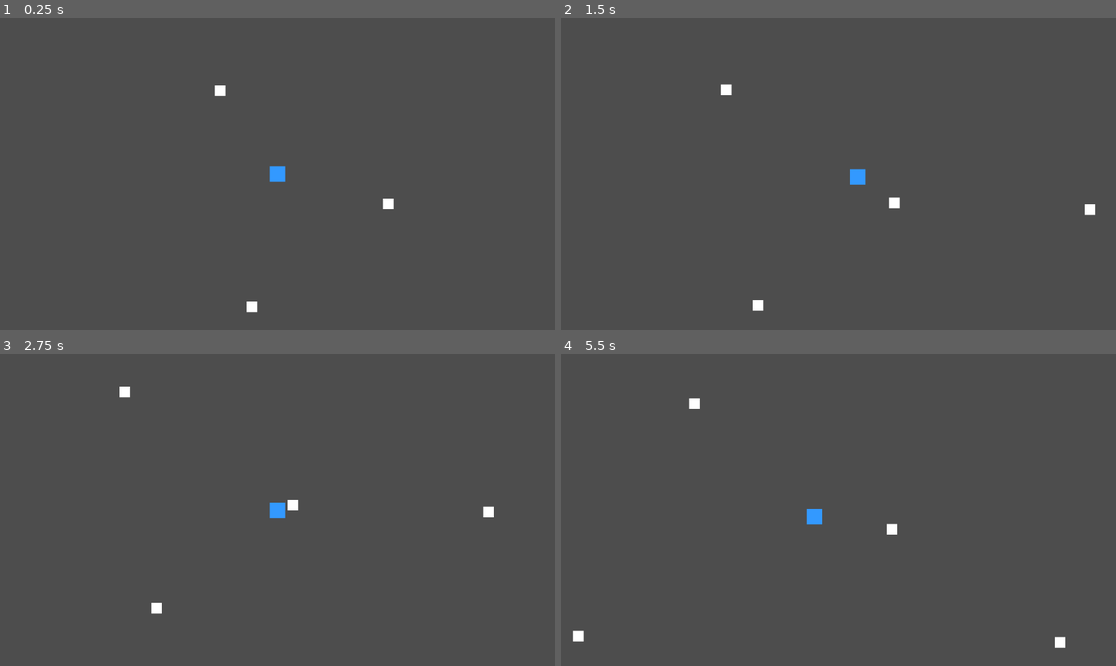
Above: before the commit, frames 1-4 (two rows, left to right).
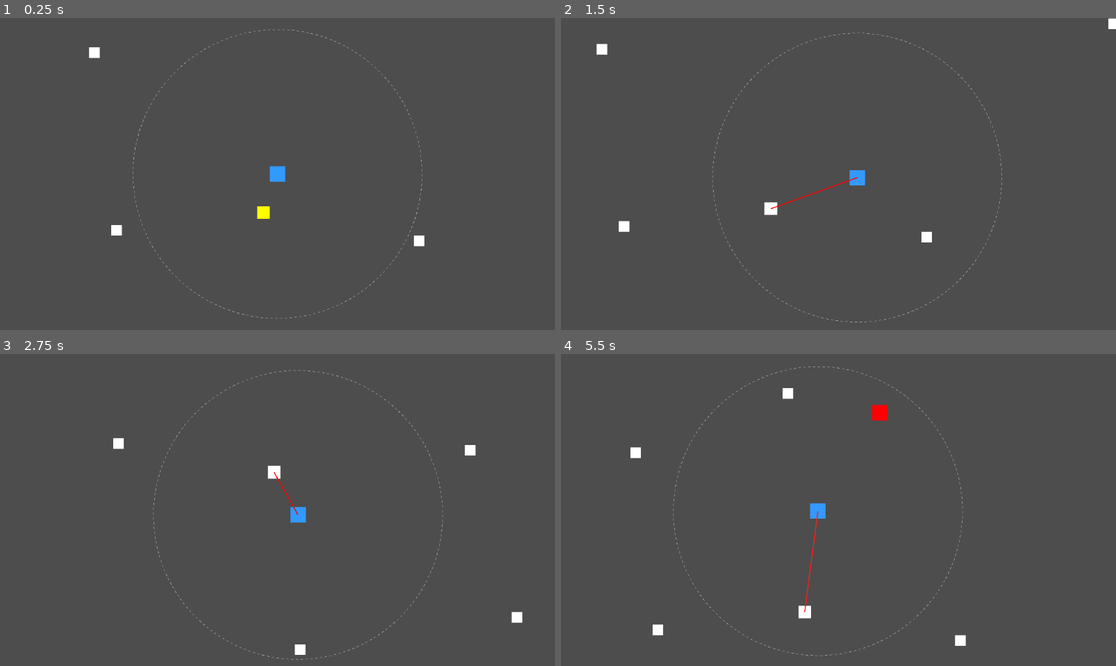
Above: after the commit, the same moments.

Repository: MusTea200/AFKMonsters
Game: Godot game, scene res://Arena.tscn
The game is run twice, just before and just after one commit, with the same random seed, the same clock (stepped at 60 frames per second) and the same inputs.
Inputs (mouse positions are in pixels of both pictures, inside the frame that each line leads up to):
- Up to frame 1 (0.25 s): no input
- Up to frame 2 (1.5 s): tap Enter at 0.5 s; move the mouse to (960, 158) at 0.52 s; hold Right (ui_right) 0.53-1.28 s; click (960, 158) at 0.67 s; tap Space at 0.77 s; move the mouse to (727, 189) at 1.27 s; hold Down (ui_down) from 1.28 s (still down); click (727, 189) at 1.42 s
- Up to frame 3 (2.75 s): tap Space at 1.52 s; move the mouse to (333, 441) at 2.02 s; release Down (ui_down) at 2.03 s; hold Right (ui_right) from 2.03 s (still down); click (333, 441) at 2.17 s
- Up to frame 4 (5.5 s): move the mouse to (810, 572) at 2.77 s; release Right (ui_right) at 2.78 s; hold Up (ui_up) 2.78-3.53 s; click (810, 572) at 2.92 s; tap Space at 3.02, 3.77, 4.52 s; move the mouse to (1005, 556) at 3.52 s; hold Left (ui_left) 3.53-5.03 s; click (1005, 556) at 3.67 s; move the mouse to (672, 463) at 4.27 s; click (672, 463) at 4.42 s; move the mouse to (866, 510) at 5.02 s; hold Down (ui_down) from 5.03 s (still down); click (866, 510) at 5.17 s

The runs differ from the first frame. In frame 1, 0.7% of the frame differs, in the area x 16-77%, y 3-97%; in frame 2, 0.9%; in frame 3, 1.1%; in frame 4, 1.2%, in the area x 2-91%, y 4-97%.

Commit message:
feat: Add kinetic combo multiplier and dynamic auto-aim visual feedback
Co-authored-by: MusTea200 <172600404+MusTea200@users.noreply.github.com>

Diff:
--- a/godot_project/Arena.gd
+++ b/godot_project/Arena.gd
@@ -1,42 +1,71 @@
 extends Node2D
 
-@export var arena_size: Vector2 = Vector2(4000, 4000)
-@export var num_nodes: int = 15
 @export var min_distance_between_nodes: float = 600.0
 @export var enemy_spawn_rate: float = 3.0
+@export var spawn_radius: float = 1500.0
+@export var cull_radius: float = 2500.0
+@export var max_nodes_in_world: int = 30
 
 var grapple_node_scene = preload("res://GrappleNode.tscn")
 var enemy_scene = preload("res://Enemy.tscn")
-var spawned_nodes: Array[Vector2] = []
 var spawn_timer: Timer
 
+var player_node: Player
+
 func _ready() -> void:
-	_spawn_nodes()
+	# Find player
+	var scene_nodes = get_children()
+	for n in scene_nodes:
+		if n is Player:
+			player_node = n
+			break
+
 	_setup_enemy_spawner()
+	_initial_node_spawn()
 
-func _spawn_nodes() -> void:
-	var attempts = 0
-	var max_attempts = 1000
+func _process(delta: float) -> void:
+	if not is_instance_valid(player_node):
+		return
 
-	while spawned_nodes.size() < num_nodes and attempts < max_attempts:
-		attempts += 1
-		# Random position within arena bounds (with some padding)
-		var rand_x = randf_range(100, arena_size.x - 100)
-		var rand_y = randf_range(100, arena_size.y - 100)
-		var potential_pos = Vector2(rand_x, rand_y)
+	_cull_distant_objects()
+	_maintain_node_count()
 
-		# Check distance against existing nodes
-		var is_valid = true
-		for existing_pos in spawned_nodes:
-			if potential_pos.distance_to(existing_pos) < min_distance_between_nodes:
+func _initial_node_spawn() -> void:
+	if not is_instance_valid(player_node):
+		return
+
+	var player_pos = player_node.global_position
+	for i in range(max_nodes_in_world):
+		_try_spawn_node_around(player_pos, 0, spawn_radius)
+
+func _maintain_node_count() -> void:
+	if not is_instance_valid(player_node):
+		return
+
+	var current_nodes = 0
+	for child in get_children():
+		if child is GrappleNode:
+			current_nodes += 1
+
+	if current_nodes < max_nodes_in_world:
+		# Spawn new nodes just outside the immediate view, up to spawn_radius
+		_try_spawn_node_around(player_node.global_position, spawn_radius * 0.8, spawn_radius)
+
+func _try_spawn_node_around(center: Vector2, min_rad: float, max_rad: float) -> void:
+	var angle = randf() * 2.0 * PI
+	var dist = randf_range(min_rad, max_rad)
+	var potential_pos = center + Vector2(cos(angle), sin(angle)) * dist
+
+	# Check distance against existing nodes
+	var is_valid = true
+	for child in get_children():
+		if child is GrappleNode:
+			if potential_pos.distance_to(child.global_position) < min_distance_between_nodes:
 				is_valid = false
 				break
 
-		if is_valid:
-			_create_node_instance(potential_pos)
-			spawned_nodes.append(potential_pos)
-
-	print("Spawned ", spawned_nodes.size(), " nodes out of ", num_nodes, " requested.")
+	if is_valid:
+		_create_node_instance(potential_pos)
 
 func _create_node_instance(pos: Vector2) -> void:
 	var node_instance = grapple_node_scene.instantiate() as GrappleNode
@@ -61,27 +90,21 @@
 	add_child(spawn_timer)
 
 func _on_spawn_timer_timeout() -> void:
-	# Spawn enemy at a random edge
-	var edge = randi() % 4
-	var spawn_pos = Vector2.ZERO
+	if not is_instance_valid(player_node):
+		return
 
-	# Small padding to ensure they spawn just outside or on the border
-	var padding = 50.0
-
-	match edge:
-		0: # Top
-			spawn_pos.x = randf_range(0, arena_size.x)
-			spawn_pos.y = -padding
-		1: # Bottom
-			spawn_pos.x = randf_range(0, arena_size.x)
-			spawn_pos.y = arena_size.y + padding
-		2: # Left
-			spawn_pos.x = -padding
-			spawn_pos.y = randf_range(0, arena_size.y)
-		3: # Right
-			spawn_pos.x = arena_size.x + padding
-			spawn_pos.y = randf_range(0, arena_size.y)
+	# Spawn enemy at a random angle at spawn_radius
+	var angle = randf() * 2.0 * PI
+	var spawn_pos = player_node.global_position + Vector2(cos(angle), sin(angle)) * spawn_radius
 
 	var enemy_instance = enemy_scene.instantiate()
 	enemy_instance.global_position = spawn_pos
 	add_child(enemy_instance)
+
+func _cull_distant_objects() -> void:
+	var player_pos = player_node.global_position
+
+	for child in get_children():
+		if child is GrappleNode or child is Enemy or child is Drop:
+			if child.global_position.distance_to(player_pos) > cull_radius:
+				child.queue_free()
--- a/godot_project/Enemy.gd
+++ b/godot_project/Enemy.gd
@@ -16,13 +16,12 @@
 func _ready() -> void:
 	current_health = max_health
 
-	# Attempt to find the user's manually added ProgressBar
-	for child in get_children():
-		if child is ProgressBar:
-			progress_bar = child
-			progress_bar.max_value = max_health
-			progress_bar.value = current_health
-			break
+
+	# Attempt to find the user's manually added ProgressBar named HealthBar
+	progress_bar = find_child("HealthBar", true, false) as ProgressBar
+	if progress_bar:
+		progress_bar.max_value = max_health
+		progress_bar.value = current_health
 
 	var scene_nodes = get_tree().current_scene.get_children()
 	for n in scene_nodes:
@@ -44,6 +43,11 @@
 		# Kinetic Energy: Ek = 0.5 * m * v^2
 		var current_player_mass = body.mass
 		var player_kinetic_energy = 0.5 * current_player_mass * pow(player_vel, 2)
+
+		# Apply combo multiplier if player has it
+		if "combo_multiplier" in body:
+			player_kinetic_energy *= body.combo_multiplier
+
 		var threshold_kinetic_energy = 0.5 * current_player_mass * pow(velocity_threshold, 2)
 
 		if player_kinetic_energy >= threshold_kinetic_energy:
@@ -79,7 +83,7 @@
 	scene_root.add_child(label)
 	label.global_position = global_position + Vector2(randf_range(-20, 20), -30)
 
-	var tween = create_tween()
+	var tween = label.create_tween()
 	# Animate position up
 	tween.tween_property(label, "global_position", label.global_position + Vector2(0, -50), 1.0).set_trans(Tween.TRANS_QUART).set_ease(Tween.EASE_OUT)
 	# Animate alpha to fade out at the same time
--- a/godot_project/Player.gd
+++ b/godot_project/Player.gd
@@ -6,15 +6,30 @@
 @export var spring_damping: float = 0.5 # Lower damping for smoother swinging
 @export var slingshot_multiplier: float = 1.0 # Reduced since we rely on actual spring physics now
 @export var max_health: float = 100.0
+@export var grapple_radius: float = 600.0
 
 var current_health: float
 var active_springs: Dictionary = {}
+var current_target_node: Node2D = null
+
+# Combo System
+var combo_multiplier: int = 1
+var combo_timer: float = 0.0
+var combo_speed_threshold: float = 800.0
+var combo_drop_threshold: float = 300.0
+var combo_label: Label
 
 # Economy & Level
 var exp: float = 0.0
 var level: int = 1
 var gold: float = 0.0
 var next_level_exp: float = 100.0
+
+var exp_bar: ProgressBar
+var camera: Camera2D
+@export var min_zoom: float = 0.5
+@export var max_zoom: float = 3.0
+@export var zoom_speed: float = 0.1
 
 # Upgrades
 var mass_multiplier: float = 1.0
@@ -30,6 +45,26 @@
 	# Lower linear damp allows for more natural "Spider-Man" style swinging and gliding
 	linear_damp = 1.0
 	lock_rotation = true
+
+	# Find ExpBar and initialize
+	exp_bar = get_tree().current_scene.find_child("ExpBar", true, false) as ProgressBar
+	if is_instance_valid(exp_bar):
+		exp_bar.max_value = next_level_exp
+		exp_bar.value = exp
+
+	# Find Camera2D
+	for child in get_children():
+		if child is Camera2D:
+			camera = child
+			break
+
+	# Find ComboLabel
+	combo_label = get_tree().current_scene.find_child("ComboLabel", true, false) as Label
+	if is_instance_valid(combo_label):
+		combo_label.text = ""
+		combo_label.visible = false
+
+
 
 	var ui_scene = preload("res://LevelUpUI.tscn")
 	if ui_scene:
@@ -53,6 +88,9 @@
 		apply_central_force(input_vector * move_force)
 
 	_update_ropes()
+	_update_targeting()
+	_update_combo(delta)
+	queue_redraw()
 
 # Limit the maximum velocity safely through physics integration
 func _integrate_forces(state: PhysicsDirectBodyState2D) -> void:
@@ -60,8 +98,17 @@
 		state.linear_velocity = state.linear_velocity.limit_length(max_speed)
 
 func _unhandled_input(event: InputEvent) -> void:
-	if event is InputEventMouseButton and event.button_index == MOUSE_BUTTON_LEFT and event.pressed:
-		_try_attach_spring(get_global_mouse_position())
+	if event is InputEventMouseButton:
+		if event.button_index == MOUSE_BUTTON_LEFT and event.pressed:
+			_try_attach_spring(get_global_mouse_position())
+		elif event.button_index == MOUSE_BUTTON_WHEEL_UP and event.pressed:
+			if is_instance_valid(camera):
+				var new_zoom = clamp(camera.zoom.x + zoom_speed, min_zoom, max_zoom)
+				camera.zoom = Vector2(new_zoom, new_zoom)
+		elif event.button_index == MOUSE_BUTTON_WHEEL_DOWN and event.pressed:
+			if is_instance_valid(camera):
+				var new_zoom = clamp(camera.zoom.x - zoom_speed, min_zoom, max_zoom)
+				camera.zoom = Vector2(new_zoom, new_zoom)
 
 	if event is InputEventKey and event.keycode == KEY_SPACE and event.pressed:
 		if not event.echo:
@@ -69,23 +116,47 @@
 
 func _try_attach_spring(click_pos: Vector2) -> void:
 	var space_state = get_world_2d().direct_space_state
-	var query = PhysicsPointQueryParameters2D.new()
-	query.position = click_pos
+
+	var query = PhysicsShapeQueryParameters2D.new()
+	var circle_shape = CircleShape2D.new()
+	circle_shape.radius = grapple_radius
+
+	query.shape = circle_shape
+	query.transform = global_transform # Shape centered on player
 	query.collide_with_bodies = true
 
-	var result = space_state.intersect_point(query)
-	for hit in result:
+	var results = space_state.intersect_shape(query)
+
+	var closest_node = null
+	var closest_dist = INF
+
+	for hit in results:
 		var collider = hit["collider"]
-
 		if collider is GrappleNode:
-			var dist = global_position.distance_to(collider.global_position)
-			if dist <= collider.max_rope_length:
-				_create_spring_joint(collider)
-			break
-		elif collider is StaticBody2D or collider is AnimatableBody2D or (collider is RigidBody2D and collider.freeze):
-			_create_spring_joint(collider, 20.0)
-			break
-
+			var dist_to_mouse = collider.global_position.distance_to(click_pos)
+			if dist_to_mouse < closest_dist:
+				closest_dist = dist_to_mouse
+				closest_node = collider
+
+	if closest_node:
+		closest_node.modulate = Color(2.0, 2.0, 2.0) # Bright white
+		var dist_to_player = global_position.distance_to(closest_node.global_position)
+		if dist_to_player <= closest_node.max_rope_length:
+			_create_spring_joint(closest_node)
+		else:
+			_create_spring_joint(closest_node) # User requested auto-aim, we can probably attach even if slightly further, or just fallback to generic? Let's attach.
+	else:
+		# Fallback to direct point query for static bodies (walls) if we didn't find any GrappleNodes
+		var pt_query = PhysicsPointQueryParameters2D.new()
+		pt_query.position = click_pos
+		pt_query.collide_with_bodies = true
+
+		var pt_results = space_state.intersect_point(pt_query)
+		for hit in pt_results:
+			var collider = hit["collider"]
+			if collider is StaticBody2D or collider is AnimatableBody2D or (collider is RigidBody2D and collider.freeze):
+				_create_spring_joint(collider, 20.0)
+				break
 func _create_spring_joint(target_body: Node2D, override_stiffness: float = -1.0) -> void:
 	var joint = DampedSpringJoint2D.new()
 	get_tree().current_scene.add_child(joint)
@@ -159,6 +230,8 @@
 # Economy & Stats
 func add_exp(amount: float) -> void:
 	exp += amount
+	if is_instance_valid(exp_bar):
+		exp_bar.value = exp
 	while exp >= next_level_exp:
 		_level_up()
 
@@ -169,6 +242,10 @@
 	exp -= next_level_exp
 	level += 1
 	next_level_exp *= 1.5
+
+	if is_instance_valid(exp_bar):
+		exp_bar.max_value = next_level_exp
+		exp_bar.value = exp
 
 	if is_instance_valid(level_up_ui):
 		level_up_ui.show_upgrades()
@@ -209,3 +286,92 @@
 func bounce_back(dir: Vector2, force: float) -> void:
 	linear_velocity = Vector2.ZERO
 	apply_central_impulse(dir * force)
+
+func _draw() -> void:
+	# Draw dashed circle for grapple radius
+	var points = 64
+	var dash_length = 10.0
+	var space_length = 10.0
+	var current_angle = 0.0
+	var total_circumference = 2.0 * PI * grapple_radius
+	var num_segments = int(total_circumference / (dash_length + space_length))
+	var angle_step = (2.0 * PI) / num_segments
+
+	for i in range(num_segments):
+		var start_angle = current_angle
+		var end_angle = current_angle + (dash_length / total_circumference) * 2.0 * PI
+
+		# Local coords since draw is local
+		var p1 = Vector2(cos(start_angle), sin(start_angle)) * grapple_radius
+		var p2 = Vector2(cos(end_angle), sin(end_angle)) * grapple_radius
+
+		draw_line(p1, p2, Color(1, 1, 1, 0.5), 2.0)
+
+		current_angle += angle_step
+
+
+func _update_targeting() -> void:
+	var mouse_pos = get_global_mouse_position()
+	var space_state = get_world_2d().direct_space_state
+
+	var query = PhysicsShapeQueryParameters2D.new()
+	var circle_shape = CircleShape2D.new()
+	circle_shape.radius = grapple_radius
+
+	query.shape = circle_shape
+	query.transform = global_transform
+	query.collide_with_bodies = true
+
+	var results = space_state.intersect_shape(query)
+
+	var closest_node = null
+	var closest_dist = INF
+
+	for hit in results:
+		var collider = hit["collider"]
+		if collider is GrappleNode:
+			var dist_to_mouse = collider.global_position.distance_to(mouse_pos)
+			if dist_to_mouse < closest_dist:
+				closest_dist = dist_to_mouse
+				closest_node = collider
+
+	if current_target_node != closest_node:
+		if is_instance_valid(current_target_node):
+			current_target_node.modulate = Color.WHITE
+			current_target_node.scale = Vector2.ONE
+
+		current_target_node = closest_node
+
+		if is_instance_valid(current_target_node):
+			current_target_node.modulate = Color(1.0, 1.0, 0.0) # Yellow
+			current_target_node.scale = Vector2(1.2, 1.2)
+
+func _update_combo(delta: float) -> void:
+	var speed = linear_velocity.length()
+	if speed > combo_speed_threshold:
+		combo_timer += delta
+		if combo_timer >= 0.5:
+			combo_timer -= 0.5
+			combo_multiplier += 1
+			_animate_combo_label()
+	elif speed < combo_drop_threshold:
+		if combo_multiplier > 1:
+			combo_multiplier = 1
+			combo_timer = 0.0
+			_animate_combo_label()
+
+func _animate_combo_label() -> void:
+	if not is_instance_valid(combo_label):
+		return
+
+	if combo_multiplier > 1:
+		combo_label.text = "x" + str(combo_multiplier)
+		combo_label.visible = true
+	else:
+		combo_label.text = ""
+		combo_label.visible = false
+		return
+
+	var tween = create_tween()
+	combo_label.scale = Vector2(1.5, 1.5)
+	tween.tween_property(combo_label, "scale", Vector2.ONE, 0.3).set_trans(Tween.TRANS_BOUNCE).set_ease(Tween.EASE_OUT)
